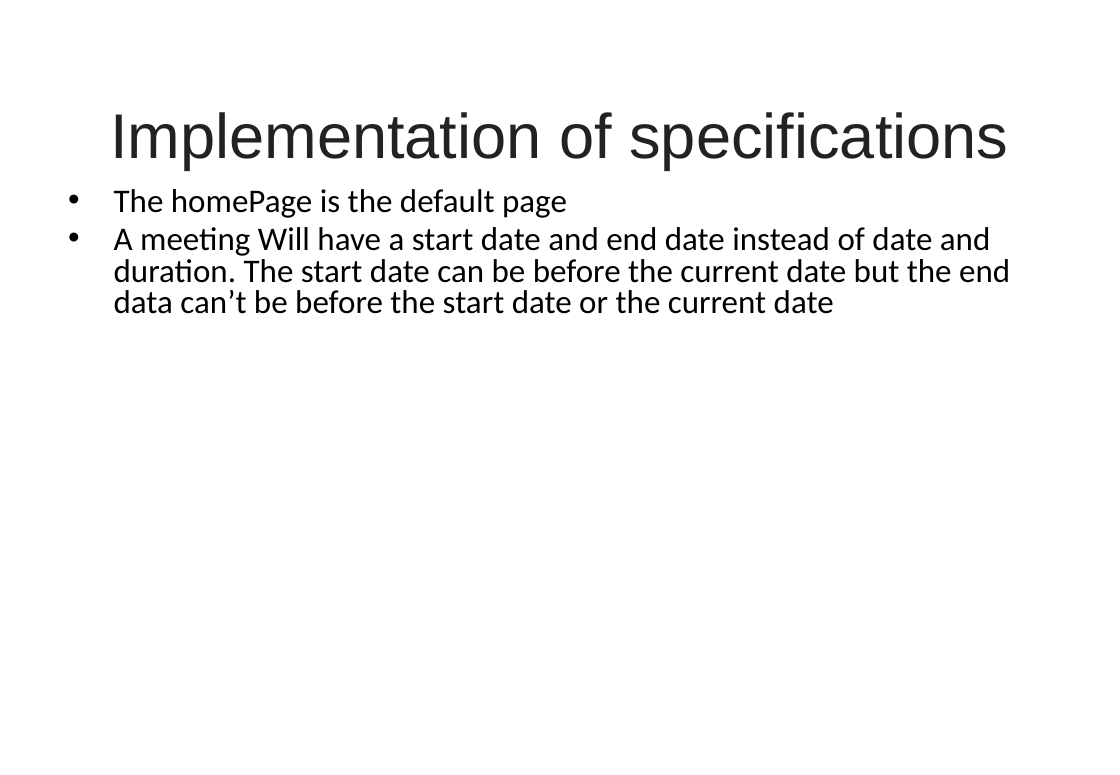
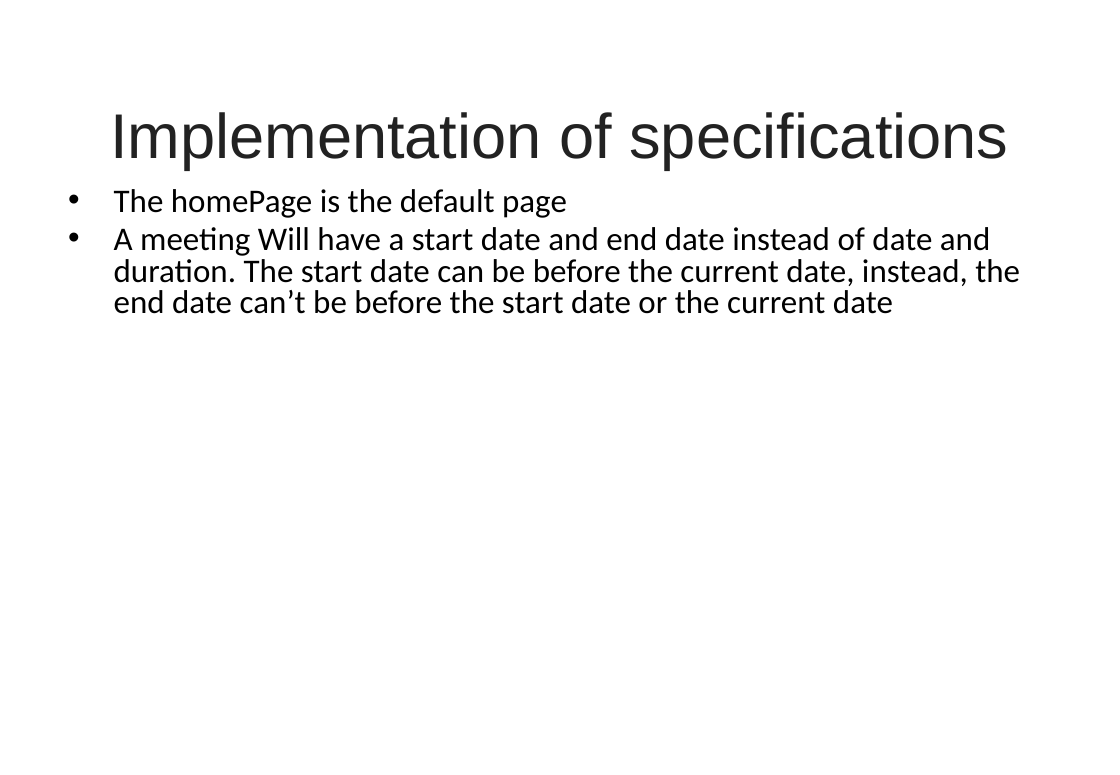
Before and after one commit to Buba98/OnlineMeetings, a slide deck: slide 8 of Meetings management.pptx. Drawn at 1120x775 pixels with LibreOffice and Linux fonts; fonts in the diff are those of the drawing. Boxes give left, top, right and bottom in pixels: in the first picture for what was removed or moved away, otherwise in the second. Text is boxed around its words. In the diff, an @@ line names an element or a change of style, - is before the commit and + after.

```diff
--- a/Meetings management.pptx
+++ b/Meetings management.pptx
@@ text at (114, 227, 1020, 314): text changed @@
-• A meeting Will have a start date and end date instead of date and duration. The start date can be before the current date but the end data can’t be before the start date or the current date
+• A meeting Will have a start date and end date instead of date and duration. The start date can be before the current date, instead, the end date can’t be before the start date or the current date
```
Also in this commit, not shown: 2 other slides changed, 28 slides removed, 5 other files.
